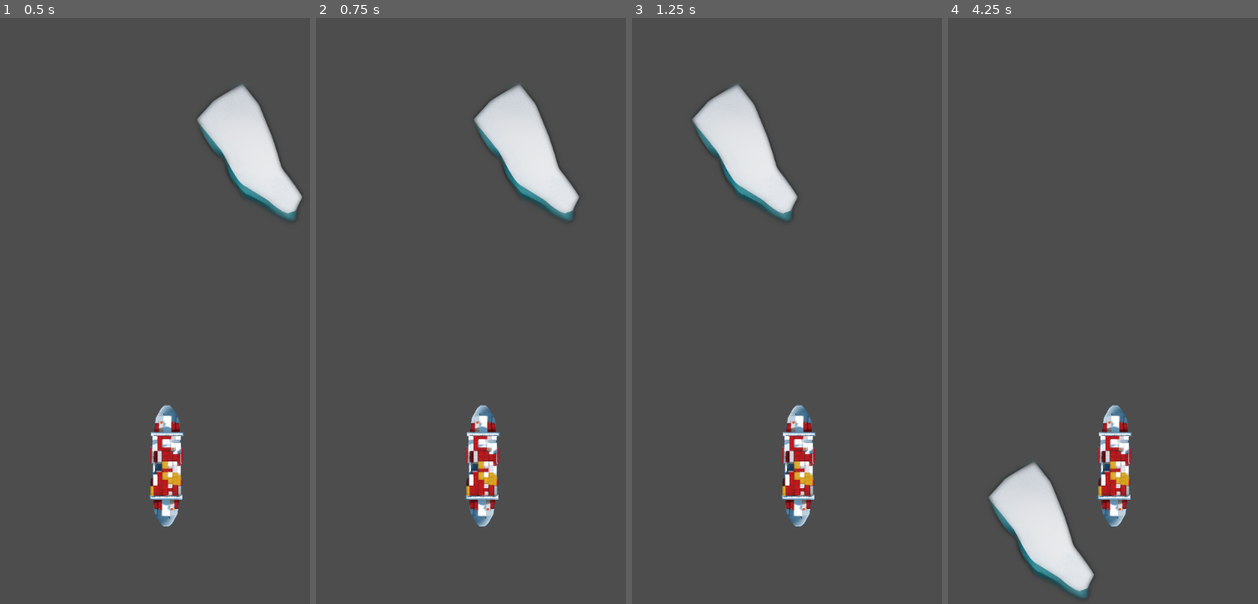
Above: before the commit, frames 1-4 (left to right).
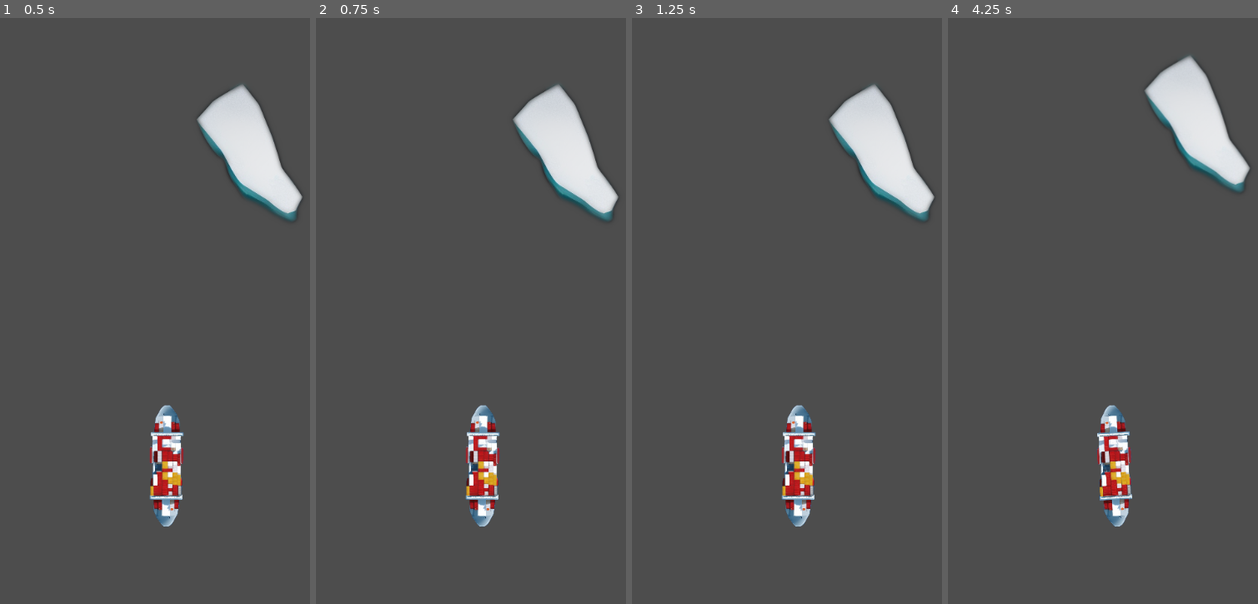
Above: after the commit, the same moments.

Repository: spatker/dont_break_the_ice
Game: Godot game, scene res://world.tscn
Two runs of this game, one before a commit and one after it. Both use one fixed random seed, a clock stepped at 60 frames per second and the inputs below.
Inputs:
- Up to frame 1 (0.5 s): no input
- Up to frame 2 (0.75 s): tap Enter at 0.5 s; hold D (steer_right) from 0.53 s (still down)
- Up to frame 3 (1.25 s): keep holding D (steer_right)
- Up to frame 4 (4.25 s): release D (steer_right) at 1.28 s; hold S (brake, bound only after the commit) 1.28-2.03 s; hold D (steer_right) 2.03-2.78 s; hold W (accelerate) 2.78-3.53 s; hold A (steer_left) from 3.53 s (still down)

Frame 1 is identical in both runs. In frame 2, 5.9% of the frame differs, in the area x 51-98%, y 11-35%; in frame 3, 7.7%; in frame 4, 8.7%, in the area x 13-98%, y 6-100%.

Commit message:
Implement physics
boat steering and start stop

Inspired by:
https://www.youtube.com/watch?v=mJ1ZfGDTMCY
http://kidscancode.org/godot_recipes/3.x/2d/car_steering/

Signed-off-by: Peter Suti <spatker@gmail.com>

Diff:
--- a/project.godot
+++ b/project.godot
@@ -38,6 +38,11 @@
 "events": [Object(InputEventKey,"resource_local_to_scene":false,"resource_name":"","device":0,"window_id":0,"alt_pressed":false,"shift_pressed":false,"ctrl_pressed":false,"meta_pressed":false,"pressed":false,"keycode":0,"physical_keycode":68,"unicode":0,"echo":false,"script":null)
 ]
 }
+brake={
+"deadzone": 0.5,
+"events": [Object(InputEventKey,"resource_local_to_scene":false,"resource_name":"","device":0,"window_id":0,"alt_pressed":false,"shift_pressed":false,"ctrl_pressed":false,"meta_pressed":false,"pressed":false,"keycode":0,"physical_keycode":83,"unicode":0,"echo":false,"script":null)
+]
+}
 
 [rendering]
 
--- a/ship.gd
+++ b/ship.gd
@@ -1,28 +1,56 @@
 extends CharacterBody2D
 
+# based mostly on https://www.youtube.com/watch?v=mJ1ZfGDTMCY
 
-const SPEED = 300.0
-const ACCELERATE_VELOCITY = -400.0
+const ship_length = 150
+const steering_angle = 8
+const engine_power = 100
+const friction = -0.2
+const drag = -0.001
 
-# Get the gravity from the project settings to be synced with RigidBody nodes.
-var gravity = ProjectSettings.get_setting("physics/2d/default_gravity")
+var acceleration = Vector2()
+var steer_direction
 
 
 func _physics_process(delta):
+	acceleration = Vector2.ZERO
+	get_input()
+	calculate_friction()
+	calculate_steering(delta)
+	var collision = move_and_collide(velocity * delta)
 
-	# Handle accelerate.
-	if Input.is_action_just_pressed("accelerate"):
-		velocity.y = ACCELERATE_VELOCITY
+func calculate_friction():
+	var friction_force = velocity * friction
+	var drag_force = velocity * velocity.length() * drag
+	acceleration += friction_force + drag_force
 
-	# Get the input direction and handle the movement.
-	var direction = Input.get_axis("steer_left", "steer_right")
-	if direction:
-		velocity.x = direction * SPEED
+func calculate_steering(delta):
+	velocity += acceleration * delta
+	if velocity.length() <= 0.1:
+		velocity = Vector2.ZERO
+	var rear = position - transform.x * ship_length / 2.0
+	var front = position + transform.x * ship_length / 2.0
+	rear += velocity * delta
+	front += velocity.rotated(steer_direction) * delta
+	var new_heading = (front - rear).normalized()
+	var d = new_heading.dot(velocity)
+	if d > 0:
+		velocity = new_heading * velocity.length()
 	else:
-		velocity.x = move_toward(velocity.x, 0, SPEED)
+		velocity = -new_heading * velocity.length()
+	rotation = new_heading.angle()
 
-	move_and_slide()
-
+func get_input():
+	var turn = 0
+	if Input.is_action_pressed("steer_right"):
+		turn += 1
+	if Input.is_action_pressed("steer_left"):
+		turn -= 1
+	steer_direction = turn * deg_to_rad(steering_angle)
+	if Input.is_action_pressed("accelerate"):
+		acceleration = transform.x * engine_power
+	if Input.is_action_pressed("brake"):
+		acceleration = transform.x * -engine_power
 
 func _on_area_2d_body_entered(body):
 	pass
--- a/ship.tscn
+++ b/ship.tscn
@@ -7,16 +7,19 @@
 script = ExtResource("1_ncn2b")
 
 [node name="Sprite2D" type="Sprite2D" parent="."]
+rotation = 1.5708
 scale = Vector2(0.5, 0.5)
 texture = ExtResource("1_qqe63")
 
 [node name="CollisionPolygon2D" type="CollisionPolygon2D" parent="."]
+rotation = 1.5708
 scale = Vector2(5, 5)
 polygon = PackedVector2Array(0, -32, -6, -25, -8, 0, -6, 25, 0, 32, 6, 24, 8, 0, 6, -25)
 
 [node name="Area2D" type="Area2D" parent="."]
 
 [node name="CollisionPolygon2D" type="CollisionPolygon2D" parent="Area2D"]
+rotation = 1.5708
 scale = Vector2(5.1, 5.1)
 polygon = PackedVector2Array(0, -32, -6, -25, -8, 0, -6, 25, 0, 32, 6, 24, 8, 0, 6, -25)
 
--- a/world.tscn
+++ b/world.tscn
@@ -7,6 +7,7 @@
 
 [node name="ship" parent="." instance=ExtResource("1_dkl2f")]
 position = Vector2(224, 864)
+rotation = -1.5708
 scale = Vector2(0.6, 0.6)
 z_index = 1
 
